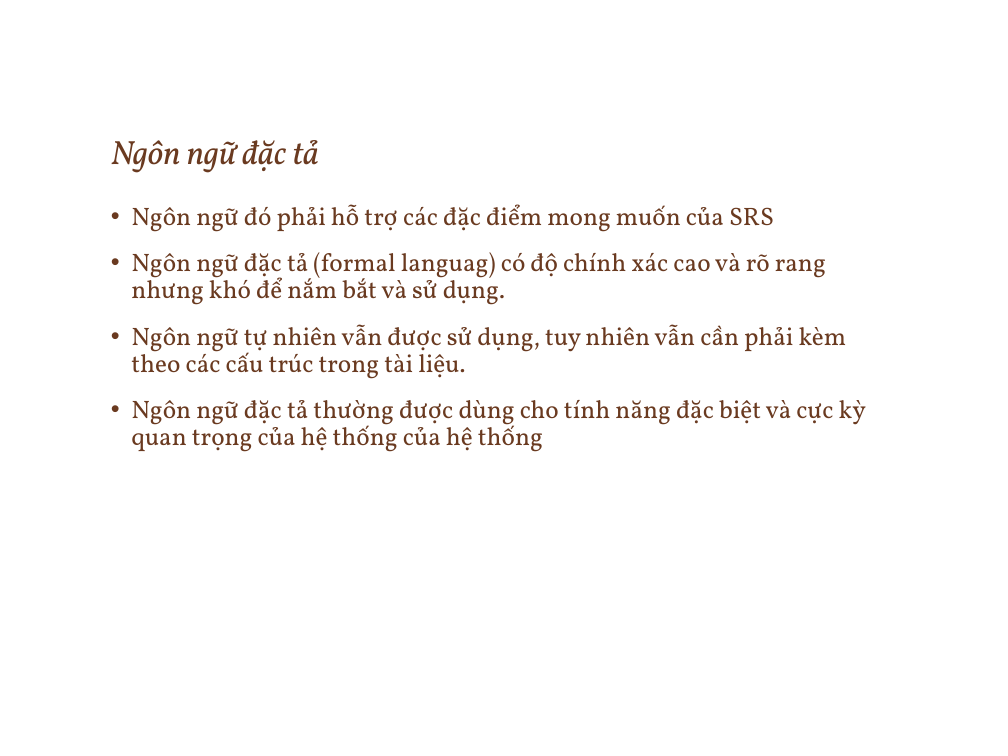
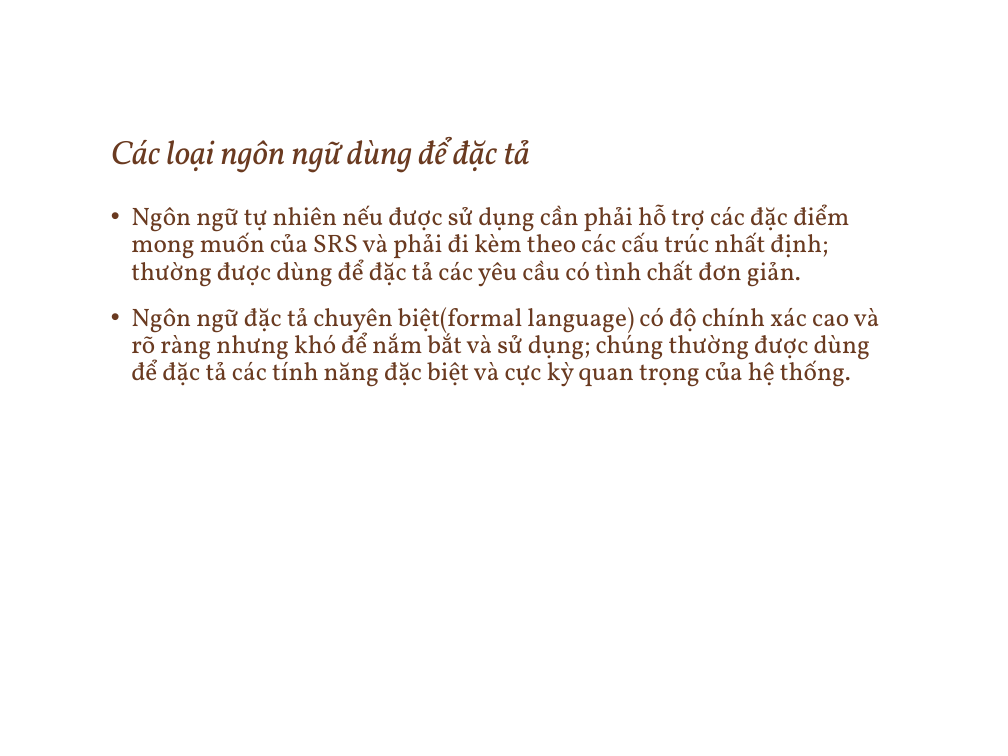
Before and after one commit to ChrisJamison/seminar_cnpm, a slide deck: slide 29 of Seminar/Software Requirement.pptx. Drawn at 1008x756 pixels with LibreOffice and Linux fonts; fonts in the diff are those of the drawing; background and template pictures are left out. Boxes give left, top, right and bottom in pixels: in the first picture for what was removed or moved away, otherwise in the second. Text is boxed around its words. In the diff, an @@ line names an element or a change of style, - is before the commit and + after.

Commit message:
Updated sldie phần đặc tả yêu cầu

```diff
--- a/Seminar/Software Requirement.pptx
+++ b/Seminar/Software Requirement.pptx
@@ title at <box>111,138,530,173</box>: text changed @@
-Ngôn ngữ đặc tả
+Các loại ngôn ngữ dùng để đặc tả
@@ text at <box>131,204,880,387</box>: text changed @@
-• Ngôn ngữ đó phải hỗ trợ các đặc điểm mong muốn của SRS
-• Ngôn ngữ đặc tả (formal languag) có độ chính xác cao và rõ rang nhưng khó để nắm bắt và sử dụng.
-• Ngôn ngữ tự nhiên vẫn được sử dụng, tuy nhiên vẫn cần phải kèm theo các cấu trúc trong tài liệu.
-• Ngôn ngữ đặc tả thường được dùng cho tính năng đặc biệt và cực kỳ quan trọng của hệ thống của hệ thống
+• Ngôn ngữ tự nhiên nếu được sử dụng cần phải hỗ trợ các đặc điểm mong muốn của SRS và phải đi kèm theo các cấu trúc nhất định; thường được dùng để đặc tả các yêu cầu có tình chất đơn giản.
+• Ngôn ngữ đặc tả chuyên biệt(formal language) có độ chính xác cao và rõ ràng nhưng khó để nắm bắt và sử dụng; chúng thường được dùng để đặc tả các tính năng đặc biệt và cực kỳ quan trọng của hệ thống.
```
